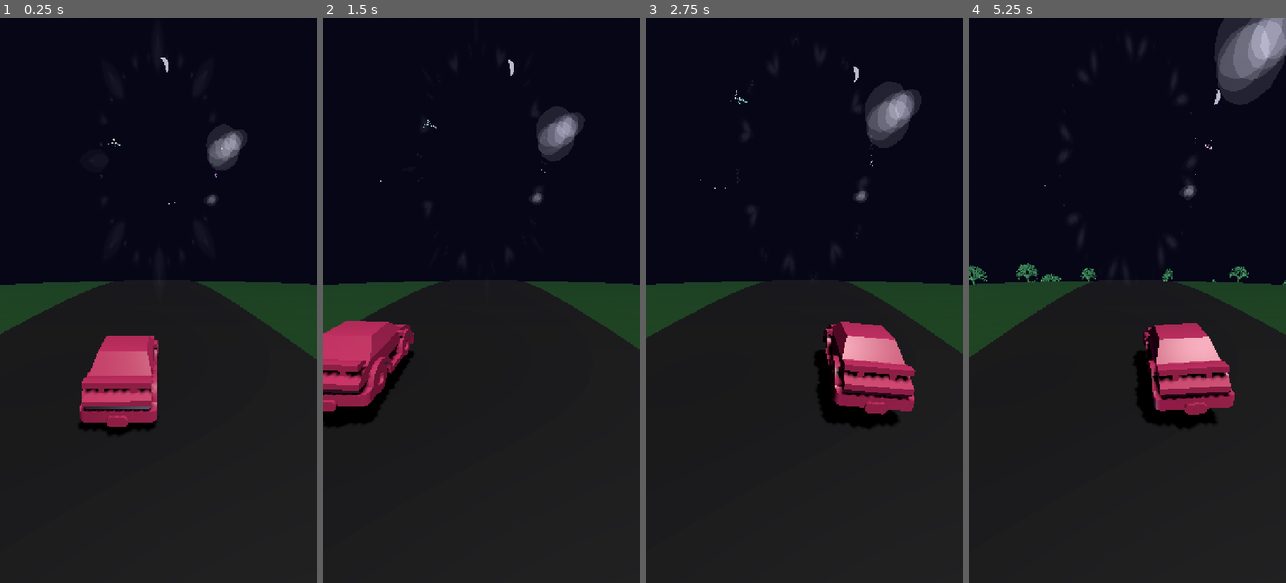
Above: before the commit, frames 1-4 (left to right).
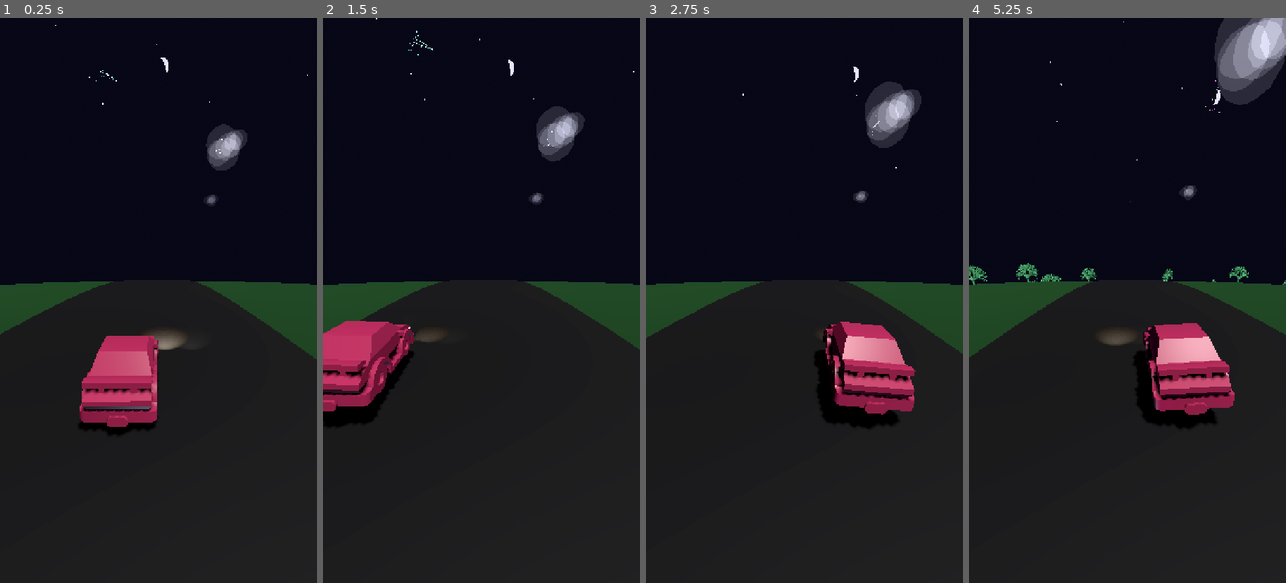
Above: after the commit, the same moments.

Repository: rooshimadethis/just-a-chill-drive
Game: Godot game, scene res://scenes/game.tscn
The game is run twice, just before and just after one commit, with the same random seed, the same clock (stepped at 60 frames per second) and the same inputs.
Inputs (mouse positions are in pixels of both pictures, inside the frame that each line leads up to):
- Up to frame 1 (0.25 s): no input
- Up to frame 2 (1.5 s): move the mouse to (551, 272) at 0.52 s; hold Right (ui_right) 0.53-1.25 s; click (551, 272) at 0.67 s; drag from (418, 328) to (465, 413) at 1.27 s
- Up to frame 3 (2.75 s): move the mouse to (836, 176) at 2.02 s; hold Right (ui_right) from 2.03 s (still down)
- Up to frame 4 (5.25 s): release Right (ui_right) at 2.75 s; drag from (1111, 413) to (1032, 215) at 2.77 s; move the mouse to (1222, 385) at 3.52 s; hold Left (ui_left) 3.53-4.25 s; drag from (1032, 215) to (1079, 159) at 4.27 s; move the mouse to (1143, 300) at 5.02 s; hold Left (ui_left) from 5.03 s (still down); click (1143, 300) at 5.17 s

The runs differ from the first frame. In frame 1, 0.5% of the frame differs, in the area x 17-98%, y 1-59%; in frame 2, 0.5%; in frame 3, 0.5%; in frame 4, 1.7%, in the area x 0-100%, y 0-58%.

Commit message:
feat: Add player headlights, implement timed mandala effect, and refine gate and sky visuals.

Diff:
--- a/scenes/game.tscn
+++ b/scenes/game.tscn
@@ -123,6 +123,6 @@
 mirror_segments = 8
 rotation_speed = 0.05
 zoom = 1.0
-sky_threshold = 0.5
+sky_threshold = 0.4
 blend_softness = 0.1
 center_offset = Vector2(0.5, 0.25)
--- a/scenes/gate.tscn
+++ b/scenes/gate.tscn
@@ -6,7 +6,7 @@
 size = Vector3(0.5, 3, 0.5)
 
 [sub_resource type="BoxShape3D" id="BoxShape3D_center"]
-size = Vector3(3, 2, 0.5)
+size = Vector3(4, 2.8, 0.5)
 
 [sub_resource type="StandardMaterial3D" id="StandardMaterial3D_glow"]
 albedo_color = Color(0.2, 0.8, 1, 0)
@@ -29,7 +29,7 @@
 surface_material_override/0 = SubResource("StandardMaterial3D_glow")
 
 [node name="CollisionShape3D" type="CollisionShape3D" parent="."]
-position = Vector3(0, 1, 0)
+position = Vector3(0, 0, 0)
 shape = SubResource("BoxShape3D_center")
 
 [connection signal="area_entered" from="." to="." method="_on_area_entered"]
--- a/scripts/gate.gd
+++ b/scripts/gate.gd
@@ -14,7 +14,7 @@
 
 	# Create shared CylinderMesh
 	var cyl_mesh = CylinderMesh.new()
-	cyl_mesh.height = 4.0 # Taller to account for scale/embed
+	cyl_mesh.height = 2.8 # 30% shorter (was 4.0)
 	cyl_mesh.top_radius = 0.3
 	cyl_mesh.bottom_radius = 0.3
 	cyl_mesh.radial_segments = 16
@@ -23,25 +23,24 @@
 	if has_node("LeftPillar"):
 		$LeftPillar.mesh = cyl_mesh
 		$LeftPillar.position.x = -half_width
+		$LeftPillar.position.y = -0.6  # Lower to ground (half of height reduction: 1.2 / 2)
 		$LeftPillar.scale = Vector3(0.8, 0.8, 0.8) # 20% smaller pillars
 	if has_node("RightPillar"):
 		$RightPillar.mesh = cyl_mesh
 		$RightPillar.position.x = half_width
+		$RightPillar.position.y = -0.6  # Lower to ground
 		$RightPillar.scale = Vector3(0.8, 0.8, 0.8)
 
-	# Adjust Trigger Size to match new width
+	# Adjust Trigger Size to match new width and height
 	if has_node("CollisionShape3D"):
-		# Assuming box shape, need to resize.
-		# But since shape is shared resource usually, changing it affects all instances if not made unique.
-		# However, in _ready we can make it unique or just assume it handles it.
-		# Let's check if we can resize the shape.
 		var shape = $CollisionShape3D.shape
 		if shape is BoxShape3D:
-			# Make unique to avoid affecting other gates if it was shared?
-			# In Godot resources are shared by default but duplicates usually copy?
-			# Safer to duplicate if we modify.
+			# Make unique to avoid affecting other gates if it was shared
 			$CollisionShape3D.shape = shape.duplicate()
-			$CollisionShape3D.shape.size.x = half_width * 2.0
+			$CollisionShape3D.shape.size.x = half_width * 2.0  # 4.0 units wide
+			$CollisionShape3D.shape.size.y = 2.8  # Match pillar height
+		# Position at origin since gate is now spawned at correct height
+		$CollisionShape3D.position.y = 0.0
 
 	# 2. Add Top Bar (Make it a Gate) --> REMOVED
 	# var top_bar = MeshInstance3D.new() ...
--- a/scripts/mandala_overlay.gd
+++ b/scripts/mandala_overlay.gd
@@ -7,10 +7,24 @@
 @export var sky_threshold: float = 0.4  # Y position below which effect is disabled
 @export var blend_softness: float = 0.1  # Softness of the transition
 @export var center_offset: Vector2 = Vector2(0.5, 0.25)  # Center point of kaleidoscope
-@export var opacity: float = 0.2  # Overall opacity of the mandala effect
+
+# Random activation settings
+@export var min_wait_time: float = 90.0  # Minimum time before next activation (1.5 minutes)
+@export var max_wait_time: float = 150.0  # Maximum time before next activation (2.5 minutes)
+@export var effect_duration: float = 30.0  # How long the effect lasts
+@export var fade_duration: float = 2.0  # How long fade in/out takes
 
 var mandala_material: ShaderMaterial
 var back_buffer_copy: BackBufferCopy
+
+# State tracking
+var current_opacity: float = 0.0
+var target_opacity: float = 0.0
+var time_until_next_activation: float = 0.0
+var effect_timer: float = 0.0
+var is_active: bool = false
+var is_fading_in: bool = false
+var is_fading_out: bool = false
 
 func _ready():
 	# Make the ColorRect transparent initially
@@ -36,12 +50,60 @@
 	# Ensure we're on top
 	z_index = 100
 
+	# Set initial wait time
+	_schedule_next_activation()
+
 	# Update parameters
 	_update_shader_params()
 
-func _process(_delta):
-	if enable_mandala:
-		_update_shader_params()
+func _process(delta):
+	if not enable_mandala:
+		return
+
+	# Handle activation timing
+	if not is_active and not is_fading_in:
+		time_until_next_activation -= delta
+		if time_until_next_activation <= 0.0:
+			_start_effect()
+
+	# Handle fade in
+	if is_fading_in:
+		current_opacity += (delta / fade_duration)
+		if current_opacity >= 1.0:
+			current_opacity = 1.0
+			is_fading_in = false
+			is_active = true
+			effect_timer = effect_duration
+
+	# Handle active effect
+	if is_active:
+		effect_timer -= delta
+		if effect_timer <= 0.0:
+			_end_effect()
+
+	# Handle fade out
+	if is_fading_out:
+		current_opacity -= (delta / fade_duration)
+		if current_opacity <= 0.0:
+			current_opacity = 0.0
+			is_fading_out = false
+			_schedule_next_activation()
+
+	_update_shader_params()
+
+func _start_effect():
+	is_fading_in = true
+	target_opacity = 1.0
+
+func _end_effect():
+	is_active = false
+	is_fading_out = true
+	target_opacity = 0.0
+
+func _schedule_next_activation():
+	# Random time between min and max wait time
+	time_until_next_activation = randf_range(min_wait_time, max_wait_time)
+	print("Mandala effect scheduled in ", time_until_next_activation, " seconds")
 
 func _update_shader_params():
 	if mandala_material:
@@ -51,4 +113,4 @@
 		mandala_material.set_shader_parameter("sky_threshold", sky_threshold)
 		mandala_material.set_shader_parameter("blend_softness", blend_softness)
 		mandala_material.set_shader_parameter("center_offset", center_offset)
-		mandala_material.set_shader_parameter("opacity", opacity)
+		mandala_material.set_shader_parameter("opacity", current_opacity)
--- a/scripts/player.gd
+++ b/scripts/player.gd
@@ -94,6 +94,40 @@
 	fireflies.material_override = p_mat
 	fireflies.emitting = false
 
+	# 4. Headlights (Two SpotLights) - need to be added after car is loaded
+	# Store reference to car node for headlights
+	if car_visuals.get_child_count() > 0:
+		var car_node = car_visuals.get_child(0)
+		_add_headlights(car_node)
+
+func _add_headlights(car_node: Node3D):
+	# Left headlight - attached to car node so it moves with the car
+	var left_light = SpotLight3D.new()
+	left_light.name = "LeftHeadlight"
+	car_node.add_child(left_light)
+	left_light.position = Vector3(-0.4, 0.5, 1.0)  # Front left of car (adjusted for car's local space)
+	left_light.rotation_degrees = Vector3(0, 180, 0)  # Point forward in car's local space
+	left_light.light_color = Color(1.0, 0.95, 0.85)  # Warm white
+	left_light.light_energy = 1.5
+	left_light.spot_range = 20.0
+	left_light.spot_angle = 45.0
+	left_light.spot_attenuation = 2.0
+	left_light.shadow_enabled = true
+
+	# Right headlight
+	var right_light = SpotLight3D.new()
+	right_light.name = "RightHeadlight"
+	car_node.add_child(right_light)
+	right_light.position = Vector3(0.4, 0.5, 1.0)  # Front right of car (adjusted for car's local space)
+	right_light.rotation_degrees = Vector3(0, 180, 0)  # Point forward in car's local space
+	right_light.light_color = Color(1.0, 0.95, 0.85)  # Warm white
+	right_light.light_energy = 1.5
+	right_light.spot_range = 20.0
+	right_light.spot_angle = 45.0
+	right_light.spot_attenuation = 2.0
+	right_light.shadow_enabled = true
+
+
 func _input(event):
 	# Handle Touch and Mouse input for smooth following
 	if event is InputEventScreenDrag or event is InputEventMouseMotion:
--- a/scripts/sky_spawner.gd
+++ b/scripts/sky_spawner.gd
@@ -5,6 +5,8 @@
 @export var star_spread_x: float = 80.0
 @export var star_height_min: float = 15.0
 @export var star_height_max: float = 60.0
+@export var constellation_height_min: float = 40.0  # Constellations higher up
+@export var constellation_height_max: float = 80.0
 @export var max_depth: int = 3
 
 var spawn_timer: float = 0.0
@@ -100,7 +102,7 @@
 		var constellation = _create_constellation()
 		constellation.position = Vector3(
 			randf_range(-star_spread_x, star_spread_x),
-			randf_range(star_height_min, star_height_max),
+			randf_range(constellation_height_min, constellation_height_max),  # Higher up
 			z_pos
 		)
 		add_child(constellation)
@@ -117,15 +119,16 @@
 	for i in range(count):
 		var mesh_inst = MeshInstance3D.new()
 		var sphere = SphereMesh.new()
-		sphere.radius = randf_range(0.05, 0.15)
+		sphere.radius = randf_range(0.15, 0.35)  # Bigger background stars
 		sphere.height = sphere.radius * 2
 		sphere.radial_segments = 6 # Low poly stars
 		sphere.rings = 3
 		mesh_inst.mesh = sphere
+		# Spread stars across the whole sky instead of clustering
 		mesh_inst.position = Vector3(
-			randf_range(-20, 20),
-			randf_range(-10, 10),
-			randf_range(-20, 20)
+			randf_range(-star_spread_x * 2, star_spread_x * 2),
+			randf_range(star_height_min, star_height_max),
+			randf_range(-100, 100)
 		)
 		container.add_child(mesh_inst)
 
@@ -220,7 +223,7 @@
 	var branches = randi_range(2, 3)
 	for i in range(branches):
 		var dir = Vector3(randf_range(-1, 1), randf_range(-1, 1), randf_range(-0.5, 0.5)).normalized()
-		var len = size * randf_range(2.0, 3.5)
+		var len = size * randf_range(4.0, 6.0)  # Spread farther apart
 		var next_pos = pos + (dir * len)
 
 		var line = _create_line(pos, next_pos, size * 0.05, mat)
--- a/scripts/spawner.gd
+++ b/scripts/spawner.gd
@@ -42,7 +42,9 @@
 	var lane_x = lanes[chosen_index]
 
 	# Spawn far away in the chosen lane
-	gate.position = Vector3(lane_x, 0, -120)
+	# Y = 1.4 positions the base of the pillars at ground level
+	# (pillar height is 2.8, half = 1.4, and pillar offset is -0.6, so 1.4 - 0.6 = 0.8 above origin)
+	gate.position = Vector3(lane_x, 1.4, -120)
 
 	# Configure gate properties
 	if gate.has_method("set_speed"):
